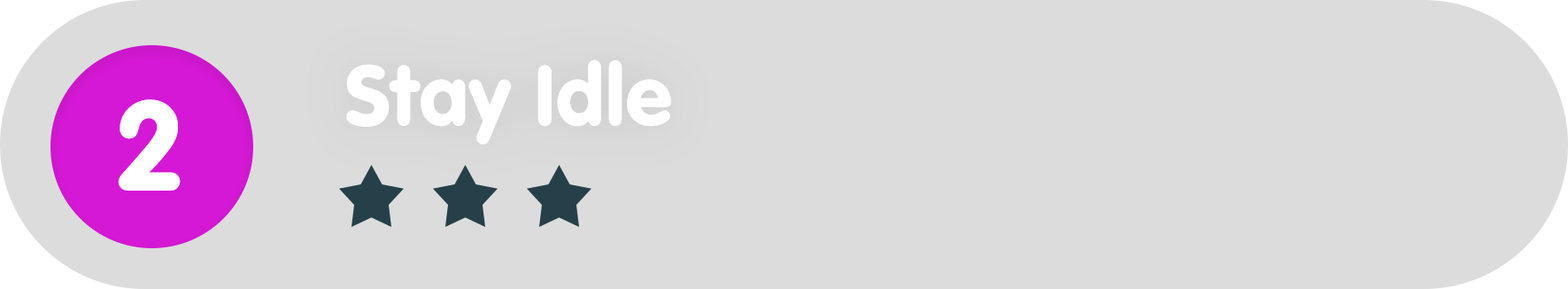
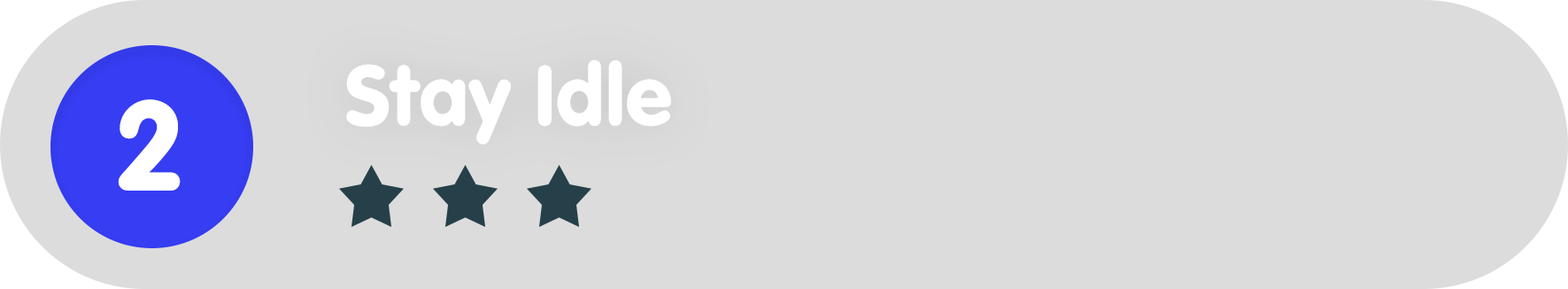
Comparing the layer stacks of the two 1568x289 images. Changes:
painted on "Ellipse_green" over [50, 45, 254, 248]
